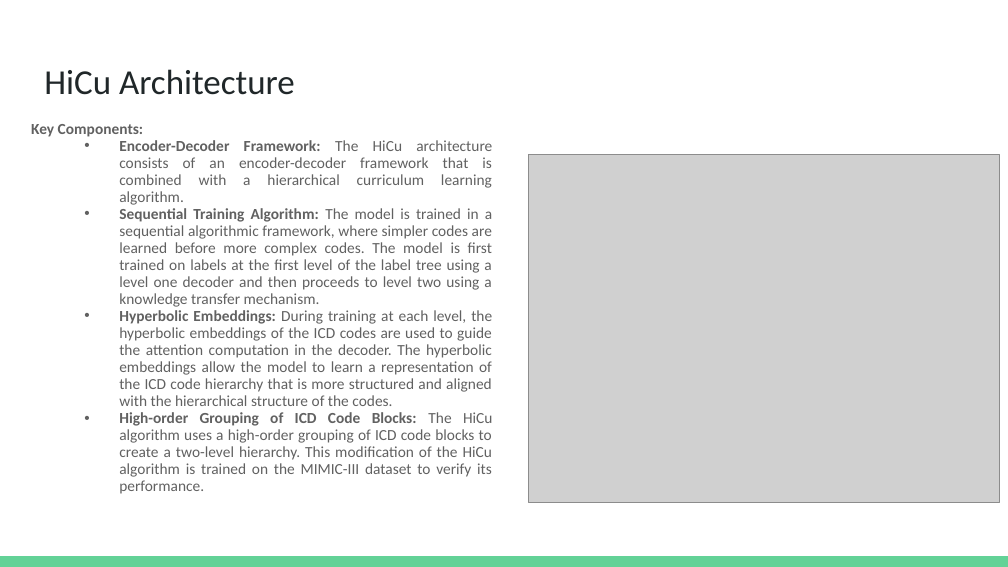
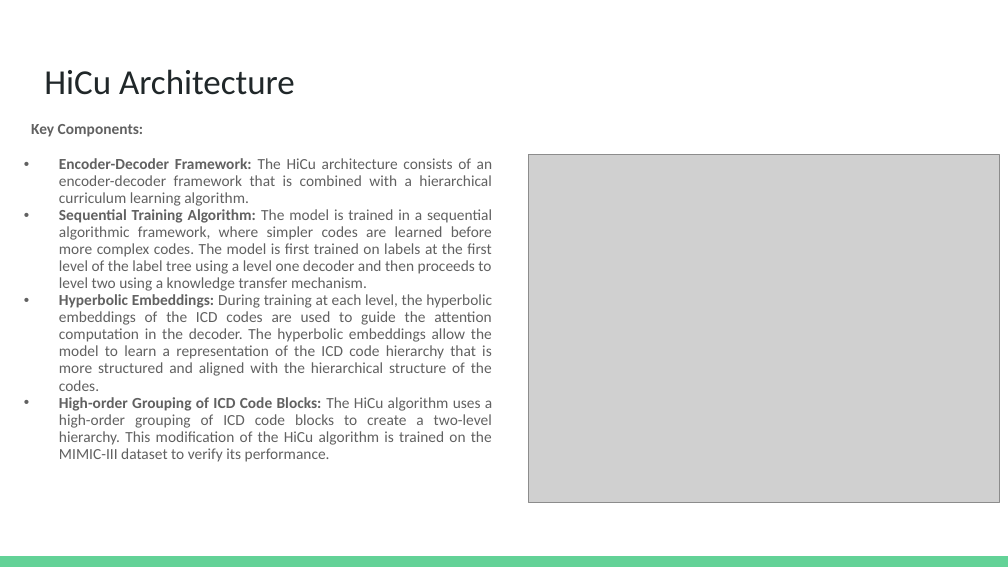
Before and after one commit to dbiswas0605/MCS-DS-CS598-DLH-HiCu, a slide deck: slide 5 of Presentation/CS598 DL4H Project Presentation.pptx. Drawn at 1008x567 pixels with LibreOffice and Linux fonts; fonts in the diff are those of the drawing; grey boxes stand for pictures. Boxes give left, top, right and bottom in pixels: in the first picture for what was removed or moved away, otherwise in the second. Text is boxed around its words. In the diff, an @@ line names an element or a change of style, - is before the commit and + after.

```diff
--- a/Presentation/CS598 DL4H Project Presentation.pptx
+++ b/Presentation/CS598 DL4H Project Presentation.pptx
@@ text "Key Components:" at (x1=31, y1=124, x2=492, y2=462): alignment justified to left; list level 2 to 1 in "Encoder-Decoder Framework: The HiCu architecture ..."; list level 2 to 1 in "Sequential Training Algorithm: The model ..."; list level 2 to 1 in "Hyperbolic Embeddings: During training at ..."; list level 2 to 1 in "High-order Grouping of ICD Code ..." @@
```
Also in this commit, not shown: 11 other slides changed.
